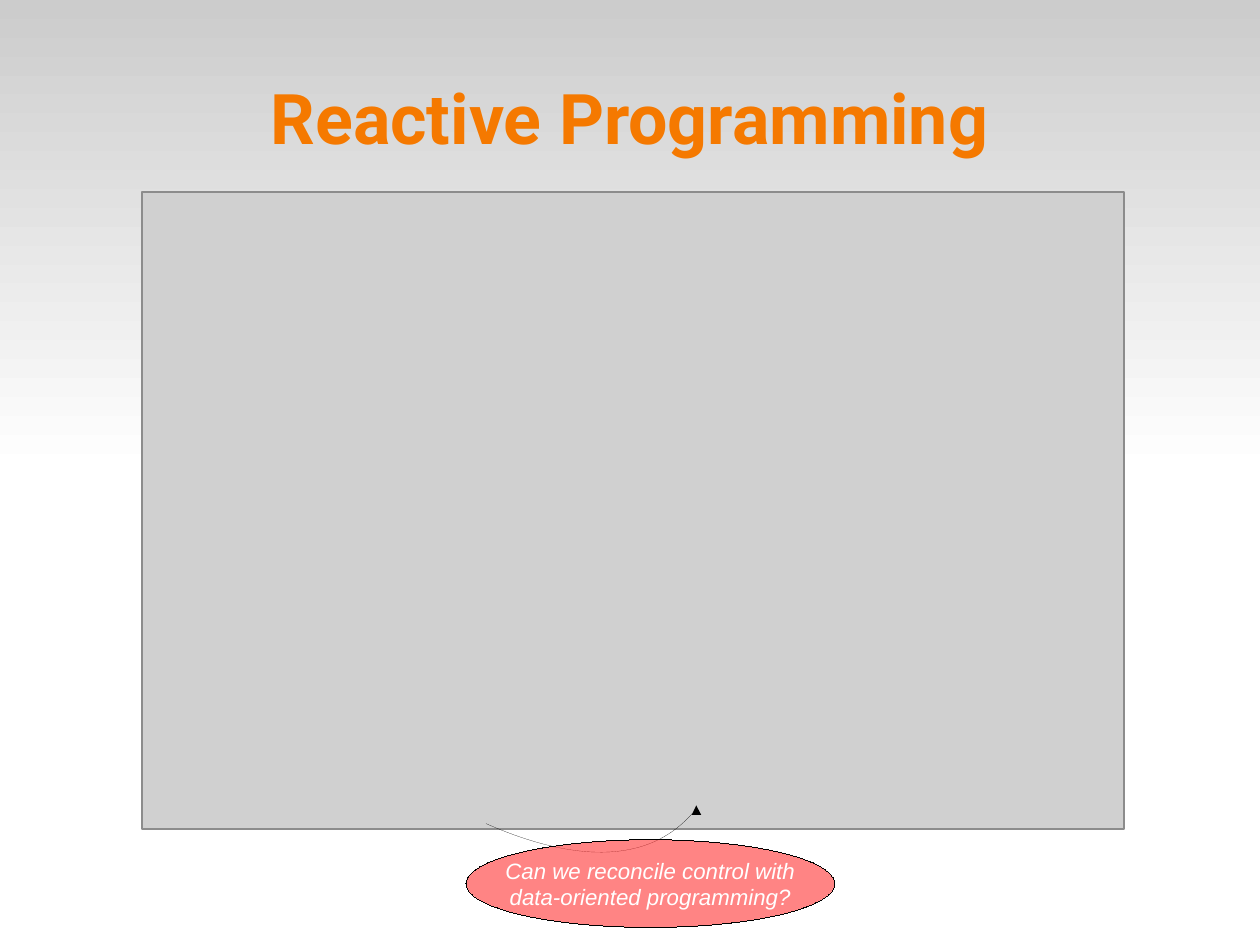
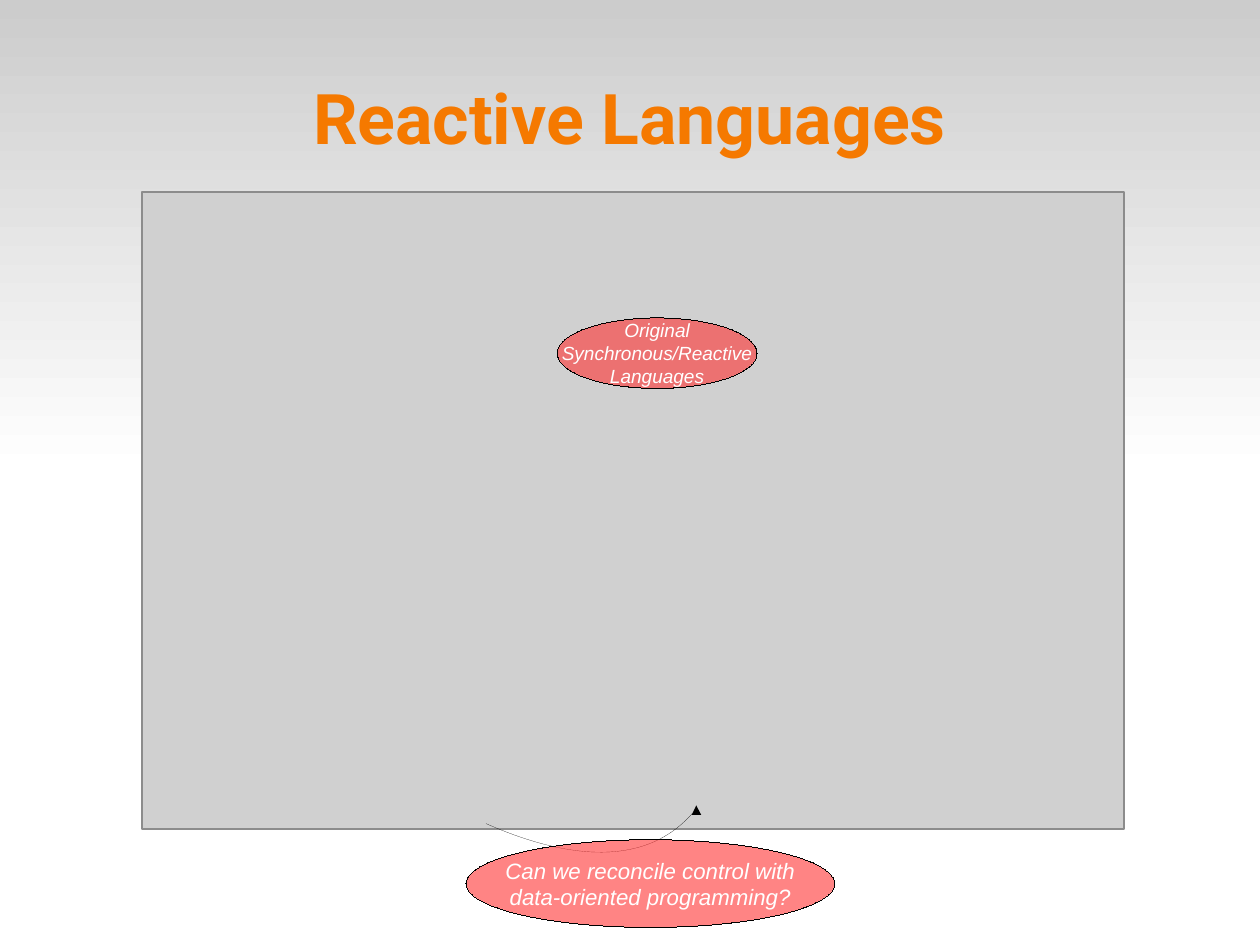
Before and after one commit to fsantanna-no/ceu-docs, a slide deck: slide 3 of ceu_curryon.odp. Drawn at 1260x945 pixels with LibreOffice and Linux fonts; fonts in the diff are those of the drawing; grey boxes stand for pictures. Boxes give left, top, right and bottom in pixels: in the first picture for what was removed or moved away, otherwise in the second. Text is boxed around its words. In the diff, an @@ line names an element or a change of style, - is before the commit and + after.

```diff
--- a/ceu_curryon.odp
+++ b/ceu_curryon.odp
@@ title at [313, 92, 945, 159]: text changed @@
-Reactive Programming
+Reactive Languages
@@ ellipse added at [558, 318, 758, 389], fill #FF3333 at 60% opacity, outline #000000 0 pt, 12 pt, text #FFFFFF, italic @@
+Original
+Synchronous/Reactive
+Languages
```
Also in this commit, not shown: 9 other slides changed.
